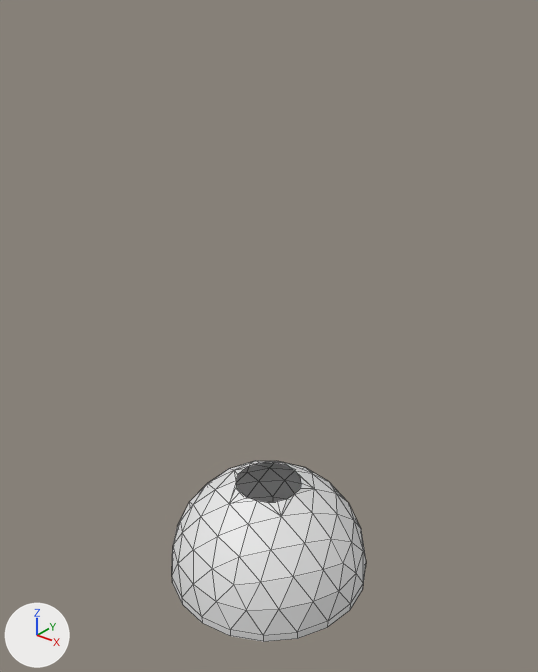
What one commit did to the FBX model hovership/Assets/Meshes/well_tunnel_chamber.fbx.
One viewpoint serves both versions: a 50 mm camera at (16.08, -20.07, 21.77) aimed at (-0.06, 0.1, 9.26). Every picture has the same lights, and +X, +Y and +Z are marked at lower left. Mesh edges are drawn as thin lines. Where no turn or scale is listed for an object, it has been applied to the vertices.

Before the edit, the objects in view are built like this:
```python
me_icosphere = bpy.data.meshes.new('Icosphere')
me_icosphere.from_pydata(...)  # 125 vertices, 191 faces; spans x -4.33..4.34, y -4.33..4.34, z -2.06..2.49
ob_chamber = bpy.data.objects.new('Chamber', me_icosphere)
ob_chamber.location = (0.0, 0.0, 0.0)
```
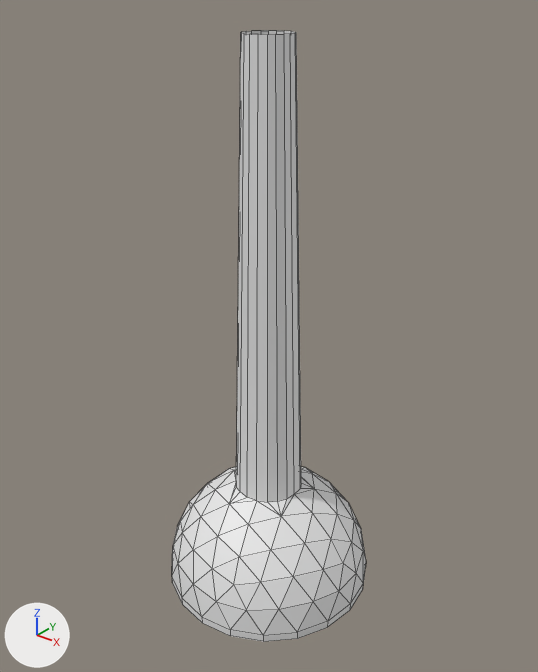
The change, as JSON lines over the scene's bpy script:
```json
{"block": "me_icosphere", "where": "# used by ob_chamber; location = (0.0, 0.0, 0.0)"}
{"op": "remove", "block": "me_icosphere", "code": "me_icosphere.from_pydata(...)  # 125 vertices, 191 faces; spans x -4.33..4.34, y -4.33..4.34, z -2.06..2.49"}
{"op": "add", "block": "me_icosphere", "code": "me_icosphere.from_pydata(...)  # 145 vertices, 211 faces; spans x -4.33..4.34, y -4.33..4.34, z -2.06..20.1"}
{"block": "me_icosphere", "change": "me_icosphere part 1"}
{"block": "me_icosphere", "change": "191 faces are deleted"}
{"block": "me_icosphere", "change": "20 vertices are added at x -0.89..0.89, y -0.9..0.9, z 20.1"}
{"block": "me_icosphere", "change": "211 new faces join them"}
```

What differs and where, as boxes (x1, y1, x2, y2) in the pictures (538 x 672 px):
```json
{"object": "Chamber", "change": "reshaped", "before": [172, 461, 366, 642], "after": [172, 30, 366, 642], "on screen": "237% taller"}
```
